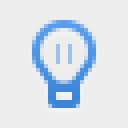
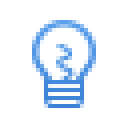
Revision of a layered 128×128 image; what changed, layer by layer:
painted on "200% icon-blue@2x.png, icon-blue.png" over (32, 20, 96, 108)
hid "example background" over (0, 0, 128, 128)
